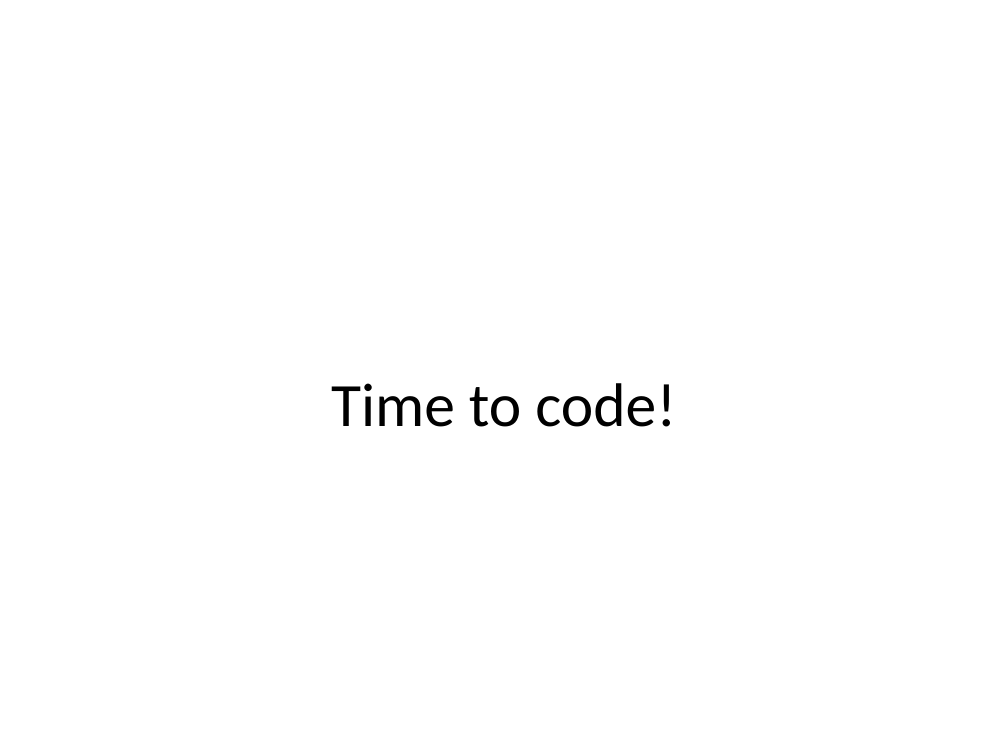
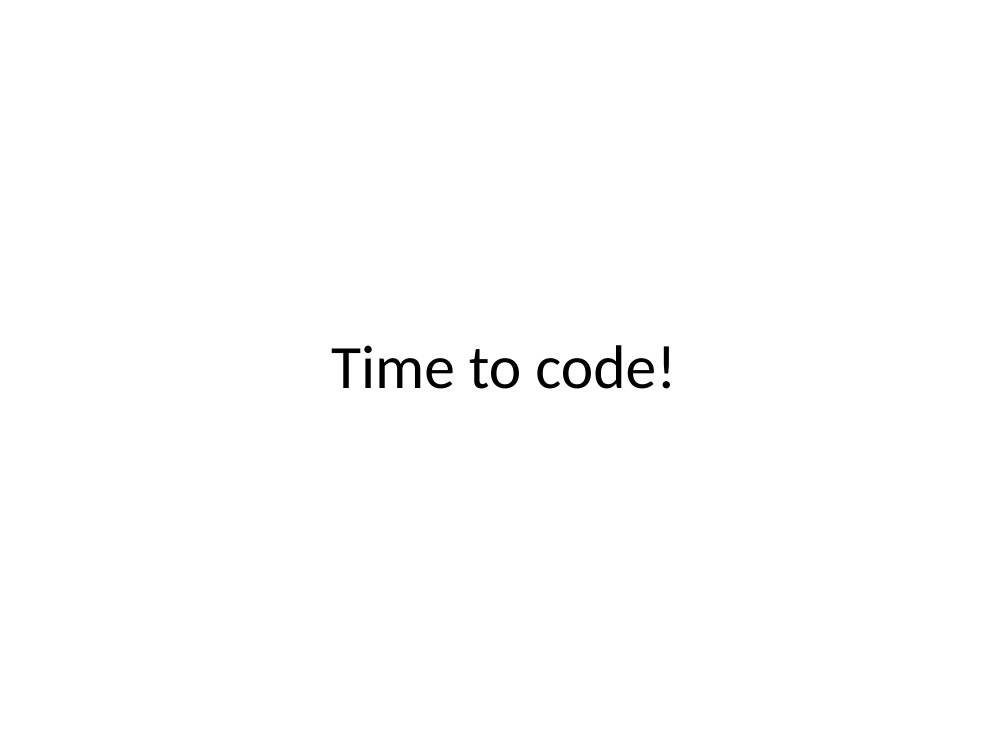
Before and after one commit to danielmapar/JSOO, a slide deck: slide 5 of gists/week3/Presentation.pptx. Drawn at 1008x756 pixels with LibreOffice and Linux fonts; fonts in the diff are those of the drawing. Boxes give left, top, right and bottom in pixels: in the first picture for what was removed or moved away, otherwise in the second. Text is boxed around its words. In the diff, an @@ line names an element or a change of style, - is before the commit and + after.

```diff
--- a/gists/week3/Presentation.pptx
+++ b/gists/week3/Presentation.pptx
@@ title "Time to code!": place and size @@
-title "Time to code!" at [331,383,676,427]
+title "Time to code!" at [331,345,676,389]
```
Also in this commit, not shown: 1 other file.
